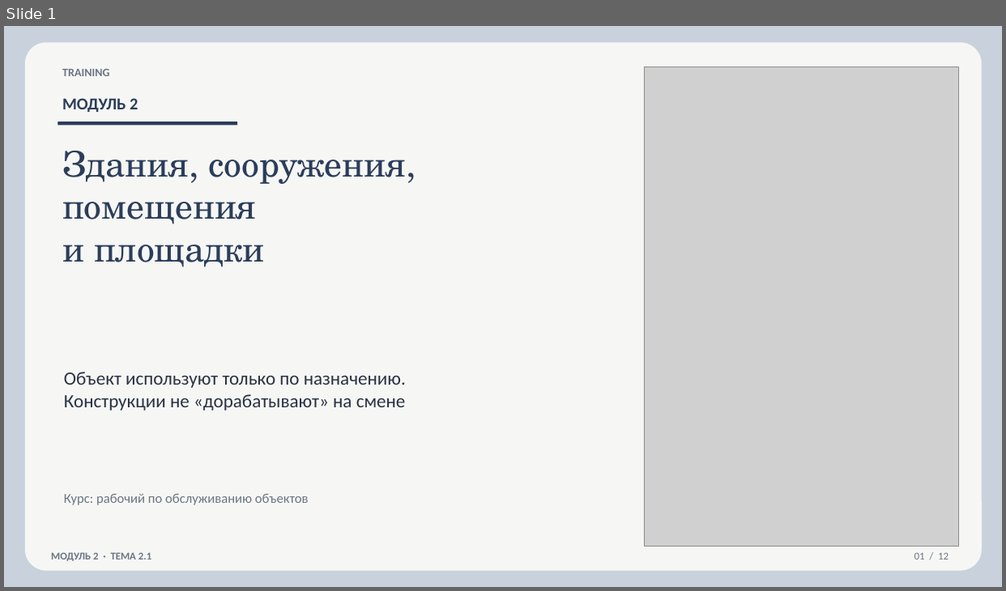
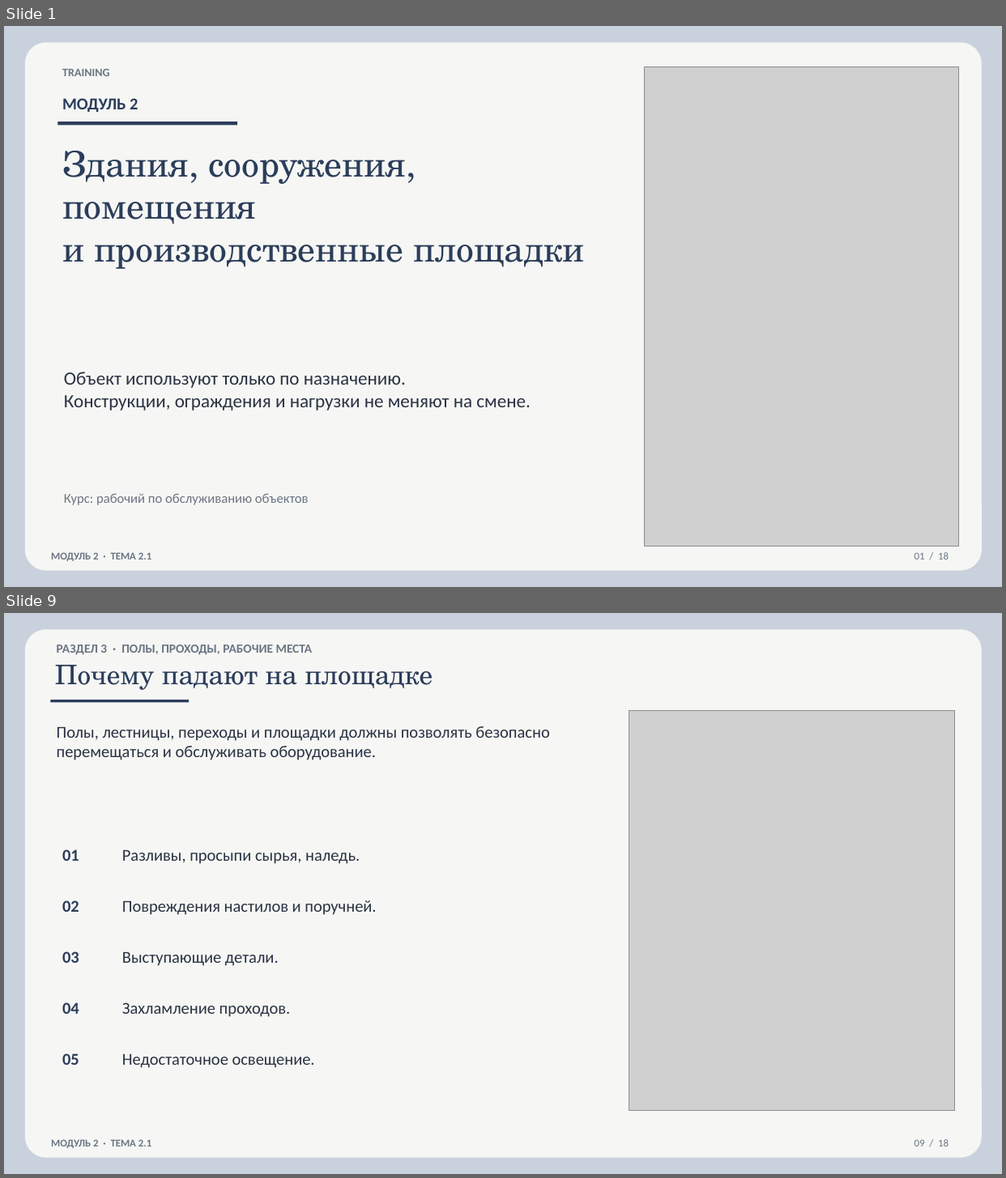
Before and after one commit to lysakalenushka-hash/-, a slide deck: 2.1_Здания_сооружения_площадки.pptx. Shown one above the other, each under a label of ours: slide 1 before the commit, slides 1 and 9 after it; the slides between them are not shown. The pictures are 1006x591 and 1006x1178 pixels, drawn with LibreOffice and Linux fonts; fonts in the diff are those of the drawing; grey boxes stand for pictures. Boxes give left, top, right and bottom in pixels: in the first picture for what was removed or moved away, otherwise in the second. Text is boxed around its words. In the diff, an @@ line names an element or a change of style, - is before the commit and + after.

```diff
--- a/2.1_Здания_сооружения_площадки.pptx
+++ b/2.1_Здания_сооружения_площадки.pptx
@@ slide 9 added at bbox=[4, 613, 1002, 1174], background #FFFFFF @@
@@ rectangle added at bbox=[4, 613, 1002, 1174], fill #C9D2DC @@
@@ rounded rectangle added at bbox=[25, 629, 982, 1158], fill #F6F7F4 @@
@@ text added at bbox=[57, 645, 313, 655], 12 pt, text #6B7584, bold @@
+РАЗДЕЛ 3 · ПОЛЫ, ПРОХОДЫ, РАБОЧИЕ МЕСТА
@@ text added at bbox=[55, 665, 432, 690], 26 pt, text #2C3D5B @@
+Почему падают на площадке
@@ rectangle added at bbox=[50, 700, 189, 703], fill #2C3D5B @@
@@ text added at bbox=[57, 726, 549, 760], 16 pt, text #2A3344 @@
+Полы, лестницы, переходы и площадки должны позволять безопасно перемещаться и обслуживать оборудование.
@@ picture added at bbox=[629, 710, 955, 1111] @@
@@ text added at bbox=[62, 850, 79, 861], 16 pt, text #2C3D5B, bold @@
+01
@@ text added at bbox=[122, 850, 360, 864], 16 pt, text #2A3344 @@
+Разливы, просыпи сырья, наледь.
@@ text added at bbox=[62, 901, 79, 912], 16 pt, text #2C3D5B, bold @@
+02
@@ text added at bbox=[122, 901, 376, 915], 16 pt, text #2A3344 @@
+Повреждения настилов и поручней.
@@ text added at bbox=[62, 952, 79, 963], 16 pt, text #2C3D5B, bold @@
+03
@@ text added at bbox=[122, 952, 279, 966], 16 pt, text #2A3344 @@
+Выступающие детали.
@@ text added at bbox=[62, 1003, 79, 1014], 16 pt, text #2C3D5B, bold @@
+04
@@ text added at bbox=[122, 1003, 291, 1017], 16 pt, text #2A3344 @@
+Захламление проходов.
@@ text added at bbox=[62, 1054, 79, 1065], 16 pt, text #2C3D5B, bold @@
+05
@@ text added at bbox=[122, 1054, 315, 1068], 16 pt, text #2A3344 @@
+Недостаточное освещение.
@@ text added at bbox=[51, 1139, 151, 1148], 10 pt, text #6B7584, bold @@
+МОДУЛЬ 2 · ТЕМА 2.1
@@ text added at bbox=[914, 1139, 948, 1147], 10 pt, text #6B7584 @@
+09 / 18
@@ slide 1 changed as well @@
@@ text at bbox=[62, 151, 584, 269]: text changed @@
-Здания, сооружения,
-помещения
-и площадки
+Здания, сооружения,
+помещения
+и производственные площадки
@@ text at bbox=[64, 372, 530, 411]: text changed @@
-Объект используют только по назначению.
-Конструкции не «дорабатывают» на смене
+Объект используют только по назначению.
+Конструкции, ограждения и нагрузки не меняют на смене.
@@ text at bbox=[914, 552, 948, 560]: text changed @@
-01 / 12
+01 / 18
```
Also in this commit, not shown: 4 other slides changed, 12 other slides added, 7 slides removed, 11 other files.
